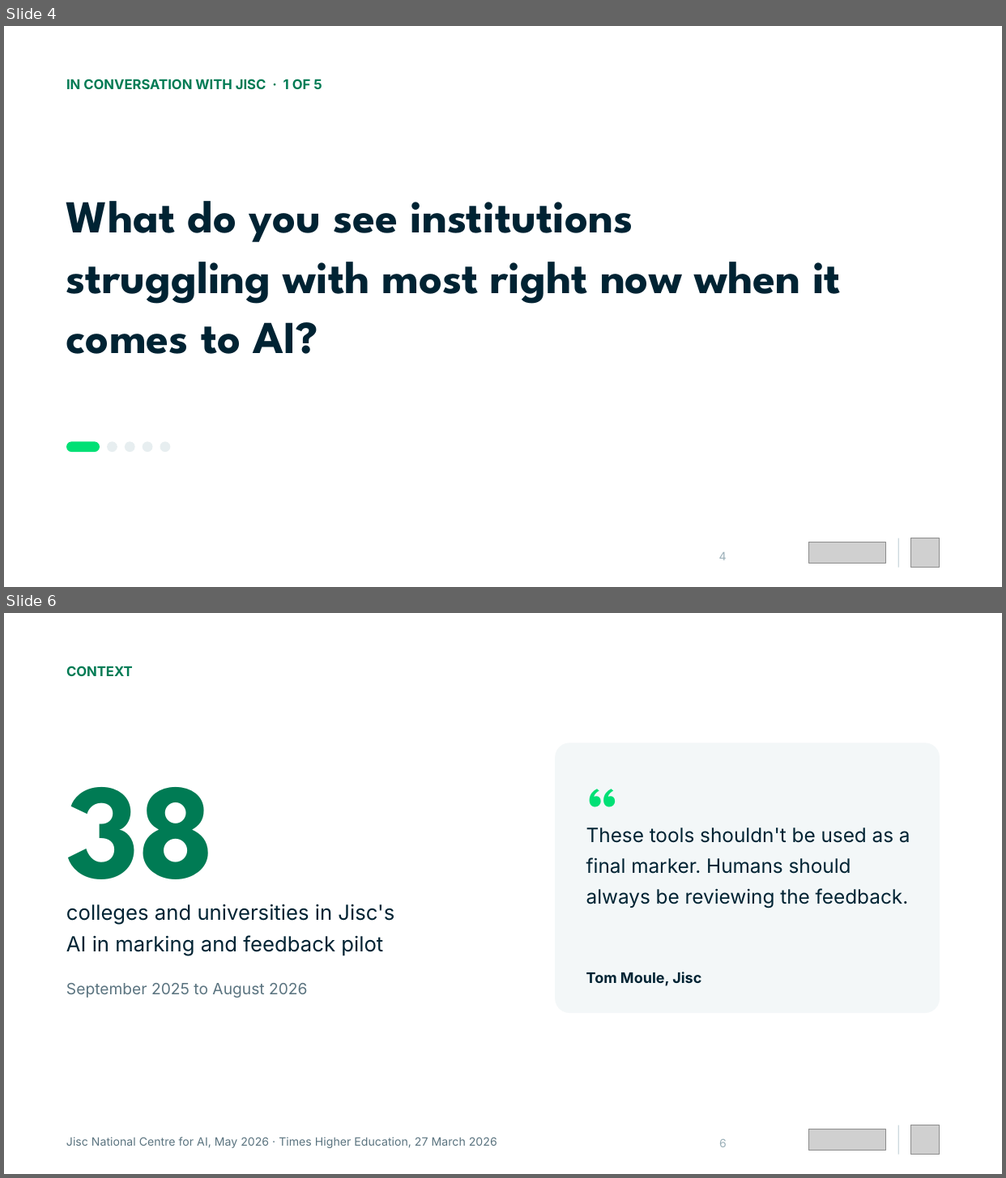
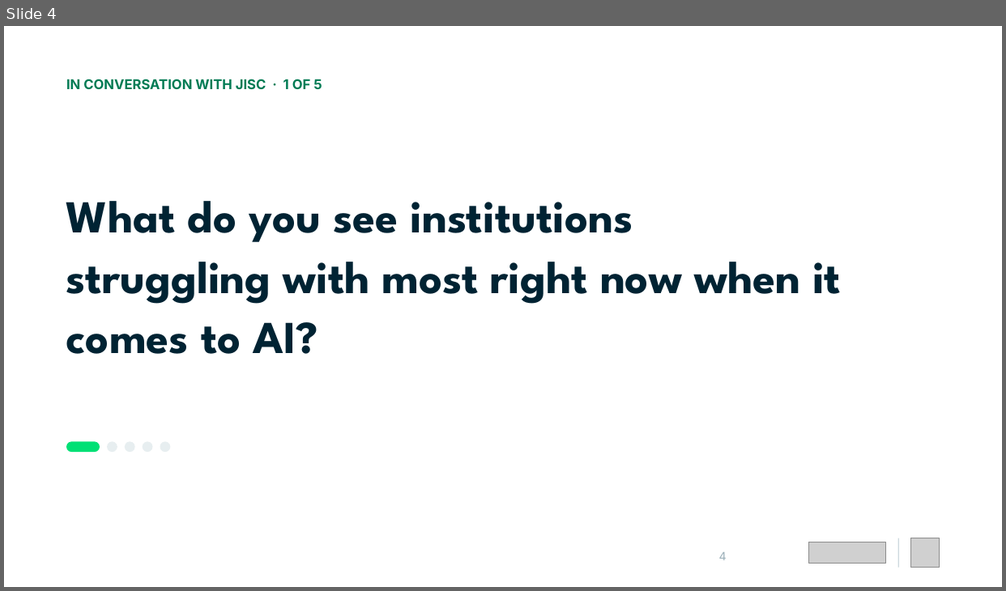
Before and after one commit to Dante-Eduface/Claude, a slide deck: GTM/Event manager/jisc-webinar/deck/jisc-webinar-bewerkbaar.pptx. Shown one above the other, each under a label of ours: slides 4 and 6 before the commit, slide 4 after it; the slides between them are not shown. The pictures are 1006x1178 and 1006x591 pixels, drawn with LibreOffice and Linux fonts; fonts in the diff are those of the drawing; grey boxes stand for pictures. Boxes give left, top, right and bottom in pixels: in the first picture for what was removed or moved away, otherwise in the second. Text is boxed around its words. In the diff, an @@ line names an element or a change of style, - is before the commit and + after.

```diff
--- a/GTM/Event manager/jisc-webinar/deck/jisc-webinar-bewerkbaar.pptx
+++ b/GTM/Event manager/jisc-webinar/deck/jisc-webinar-bewerkbaar.pptx
@@ slide 6 removed at (4, 613, 1002, 1174), background #FFFFFF @@
@@ text removed at (66, 666, 133, 676) @@
-CONTEXT
@@ rounded rectangle removed at (555, 743, 940, 1013) @@
@@ text removed at (586, 769, 918, 795) @@
-“
@@ text removed at (66, 787, 215, 917) @@
-38
@@ text removed at (586, 828, 910, 909) @@
-These tools shouldn't be used as a final marker. Humans should always be reviewing the feedback.
@@ text removed at (66, 904, 394, 956) @@
-colleges and universities in Jisc's
-AI in marking and feedback pilot
@@ text removed at (586, 972, 701, 986) @@
-Tom Moule, Jisc
@@ text removed at (66, 983, 307, 998) @@
-September 2025 to August 2026
@@ text removed at (66, 1137, 497, 1148) @@
-Jisc National Centre for AI, May 2026 · Times Higher Education, 27 March 2026
@@ text removed at (719, 1139, 727, 1148) @@
-6
@@ picture removed at (809, 1130, 886, 1151) @@
@@ rectangle removed at (898, 1126, 899, 1155) @@
@@ picture removed at (910, 1126, 940, 1155) @@
```
Also in this commit, not shown: 5 slides changed, 1 slide added, 15 other files.
